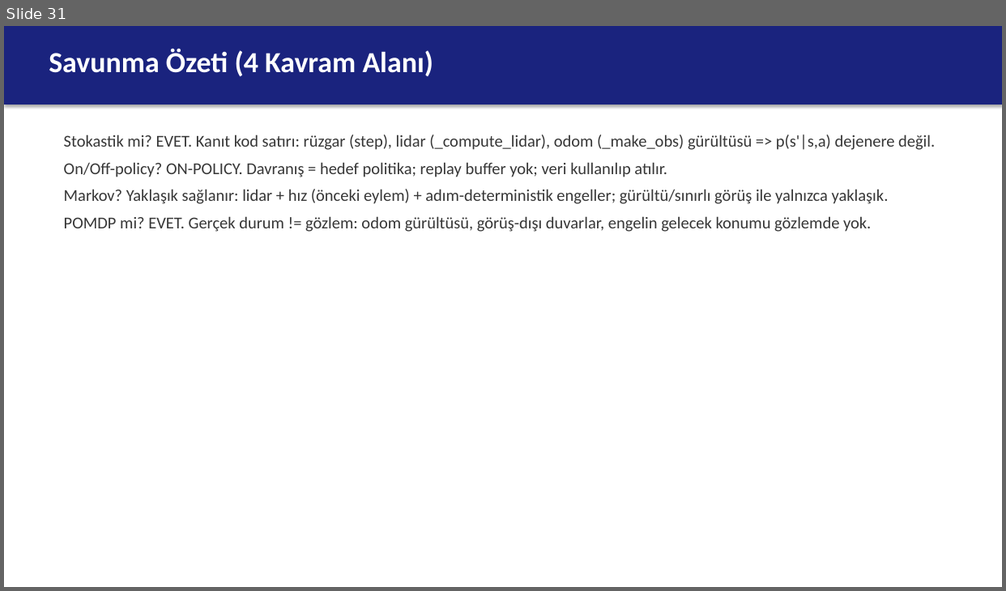
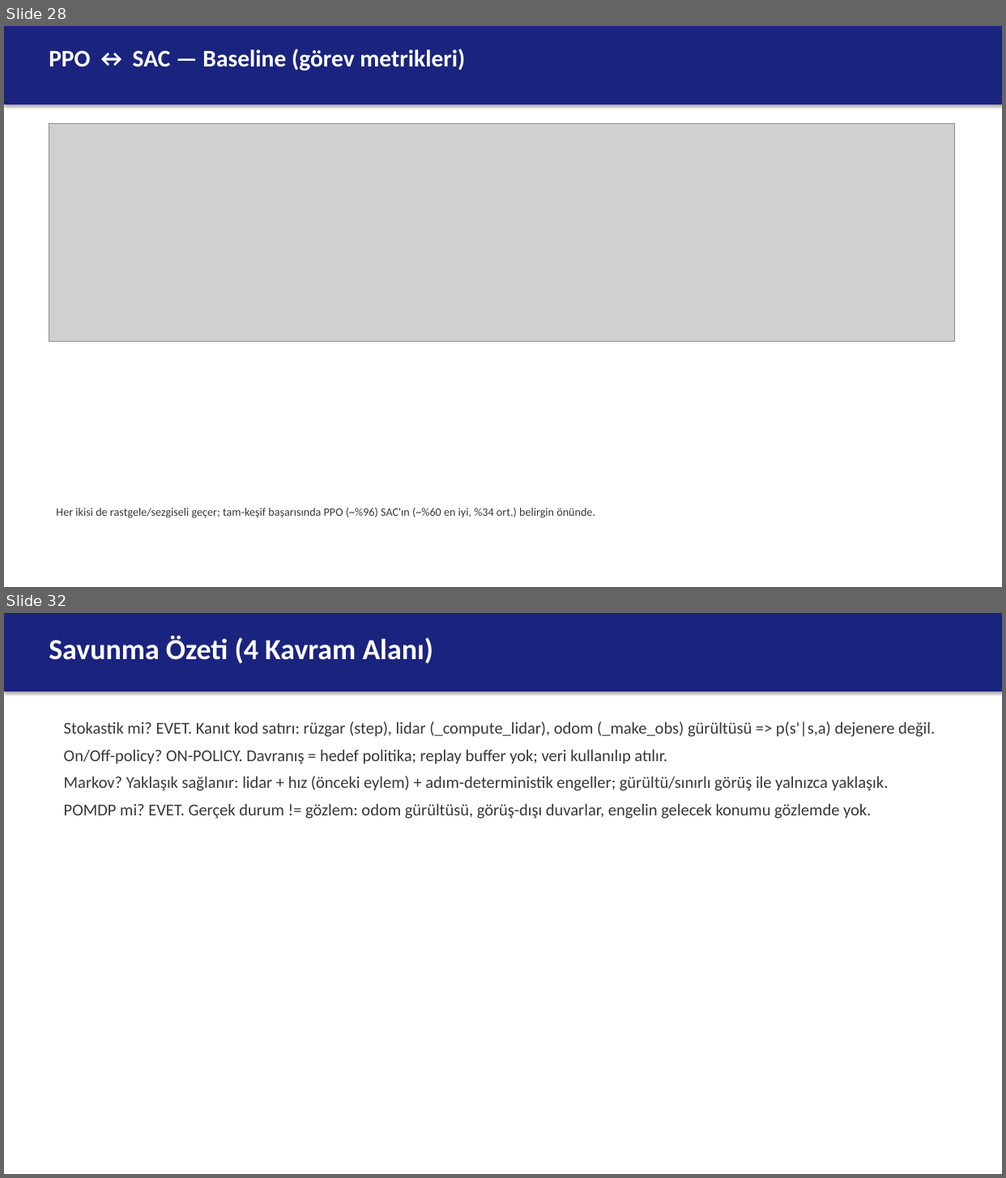
Before and after one commit to berkeryigit/rl_drone_pathfinding, a slide deck: deliverables/sunum/220202046_sunum.pptx. Shown one above the other, each under a label of ours: slide 31 before the commit, slides 28 and 32 after it; the slides between them are not shown. The pictures are 1006x591 and 1006x1178 pixels, drawn with LibreOffice and Linux fonts; fonts in the diff are those of the drawing; grey boxes stand for pictures. Boxes give left, top, right and bottom in pixels: in the first picture for what was removed or moved away, otherwise in the second. Text is boxed around its words. In the diff, an @@ line names an element or a change of style, - is before the commit and + after.

```diff
--- a/deliverables/sunum/220202046_sunum.pptx
+++ b/deliverables/sunum/220202046_sunum.pptx
@@ slide 28 added at <box>4,26,1002,587</box>, background #FFFFFF @@
@@ rectangle added at <box>4,26,1002,105</box>, fill #1A237E @@
@@ text added at <box>49,49,465,71</box>, 23 pt, text #FFFFFF, bold @@
+PPO ↔ SAC — Baseline (görev metrikleri)
@@ picture added at <box>49,123,955,341</box> @@
@@ text added at <box>56,508,595,518</box>, 11 pt, text #373737 @@
+Her ikisi de rastgele/sezgiseli geçer; tam-keşif başarısında PPO (~%96) SAC'ın (~%60 en iyi, %34 ort.) belirgin önünde.
@@ what was slide 31 is now slide 32 @@
```
Also in this commit, not shown: 2 slides changed, 5 other slides added, 5 slides removed, 37 other files.
